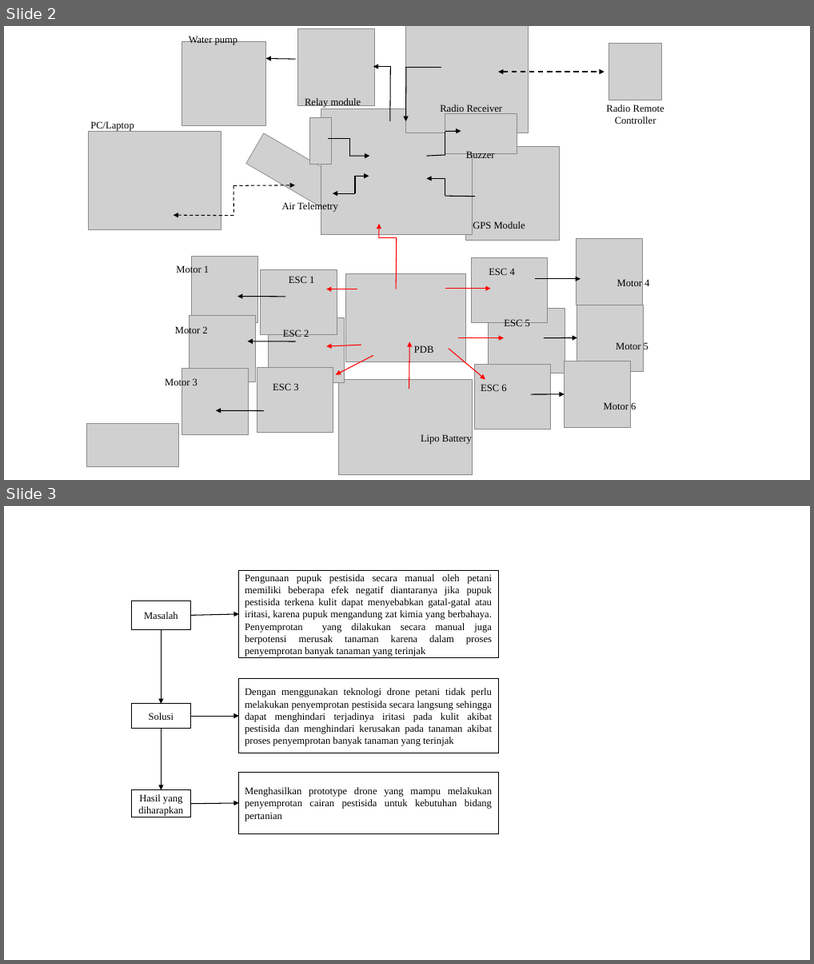
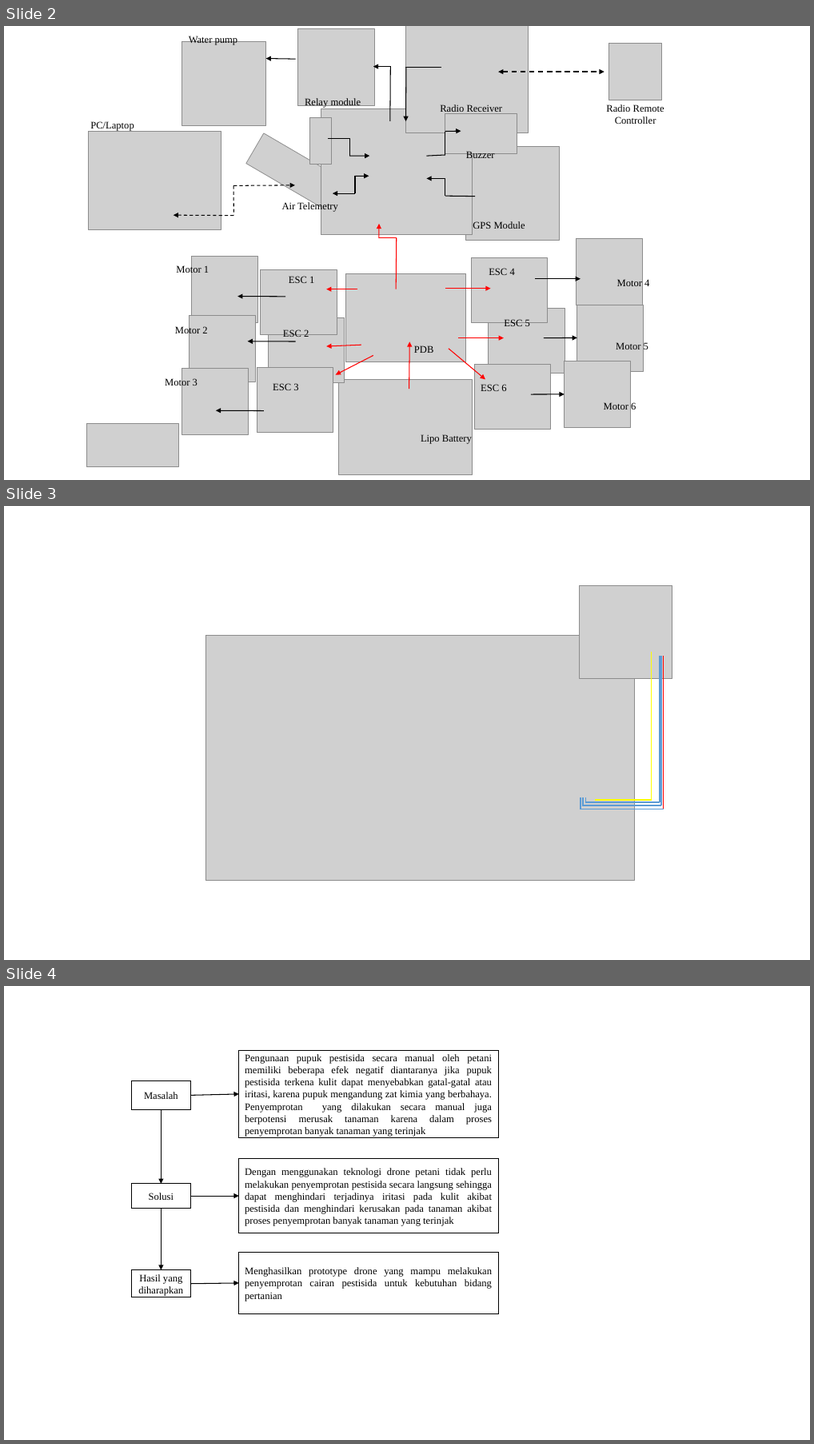
Before and after one commit to jamilfebrian/wokrspace, a slide deck: TA/Presentation1.pptx. Shown one above the other, each under a label of ours: slides 2 and 3 before the commit, slides 2, 3 and 4 after it. The pictures are 814x964 and 814x1444 pixels, drawn with LibreOffice and Linux fonts; fonts in the diff are those of the drawing; grey boxes stand for pictures. Boxes give left, top, right and bottom in pixels: in the first picture for what was removed or moved away, otherwise in the second. Text is boxed around its words. In the diff, an @@ line names an element or a change of style, - is before the commit and + after.

```diff
--- a/TA/Presentation1.pptx
+++ b/TA/Presentation1.pptx
@@ slide 3 added at bbox=[4, 506, 810, 960], background #FFFFFF @@
@@ picture added at bbox=[579, 585, 673, 679] @@
@@ picture added at bbox=[206, 635, 634, 880] @@
@@ line added from (652, 652) to (652, 800), #FFFF00 1.5 pt @@
@@ line added from (660, 656) to (660, 803), #5B9BD5 1.5 pt @@
@@ line added from (662, 656) to (662, 805), #5B9BD5 1.5 pt @@
@@ line added from (664, 656) to (664, 809), #FF0000 1.5 pt @@
@@ line added from (664, 809) to (581, 809), #5B9BD5 1.5 pt @@
@@ line added from (581, 797) to (581, 809), #5B9BD5 1.5 pt @@
@@ line added from (662, 805) to (583, 805), #5B9BD5 1.5 pt @@
@@ line added from (583, 797) to (583, 806), #5B9BD5 1.5 pt @@
@@ line added from (660, 803) to (586, 803), #5B9BD5 1.5 pt @@
@@ line added from (586, 797) to (586, 803), #5B9BD5 1.5 pt @@
@@ line added from (652, 800) to (596, 800), #FFFF00 1.5 pt @@
@@ what was slide 3 is now slide 4 @@
```
Also in this commit, not shown: 8 other files.
